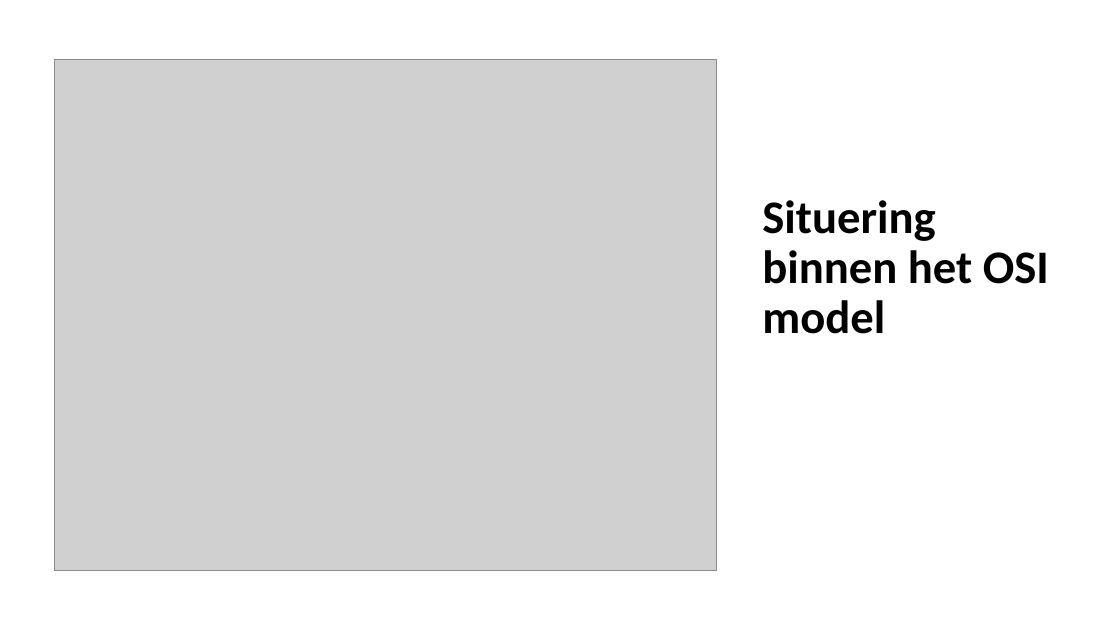
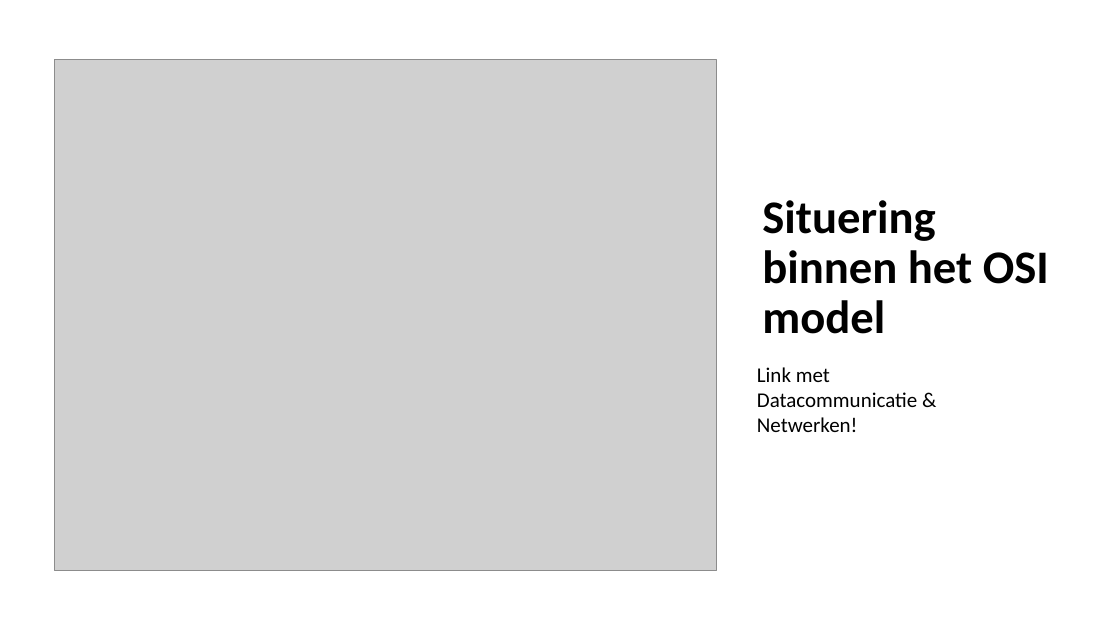
Before and after one commit to Jarnster/ICW-Webdesign-PHP, a slide deck: slide 9 of H1 - Intro/Presentatie/H1 Intro - Dynamische Websites.pptx. Drawn at 1120x630 pixels with LibreOffice and Linux fonts; fonts in the diff are those of the drawing; grey boxes stand for pictures. Boxes give left, top, right and bottom in pixels: in the first picture for what was removed or moved away, otherwise in the second. Text is boxed around its words. In the diff, an @@ line names an element or a change of style, - is before the commit and + after.

```diff
--- a/H1 - Intro/Presentatie/H1 Intro - Dynamische Websites.pptx
+++ b/H1 - Intro/Presentatie/H1 Intro - Dynamische Websites.pptx
@@ text added at bbox=[757, 367, 917, 432], 18 pt, text #000000 @@
+Link met Datacommunicatie & Netwerken!
```
Also in this commit, not shown: 2 other slides changed.
